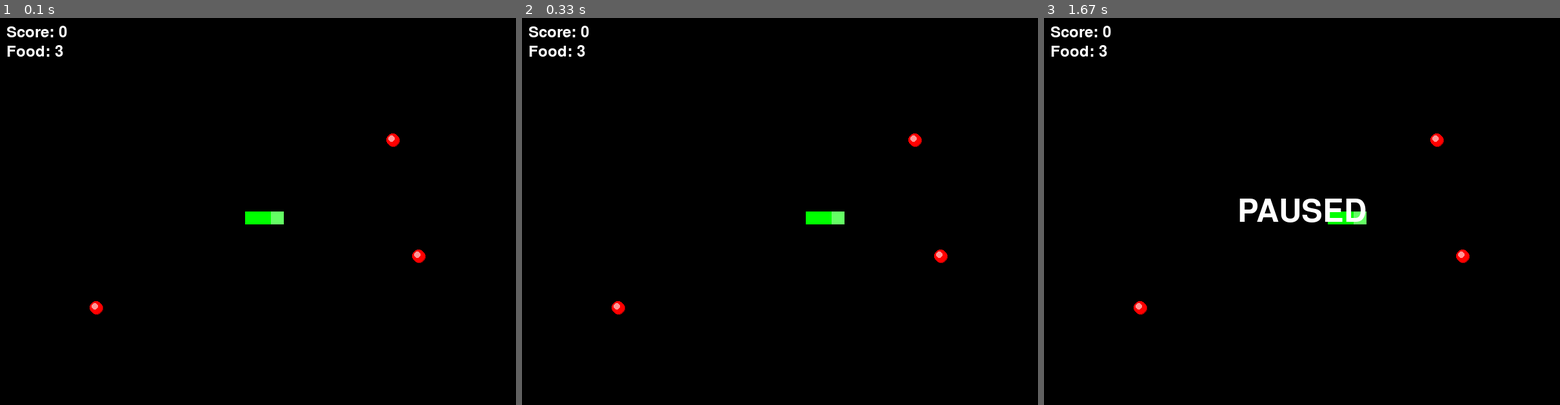
Above: before the commit, frames 1-3 (left to right).
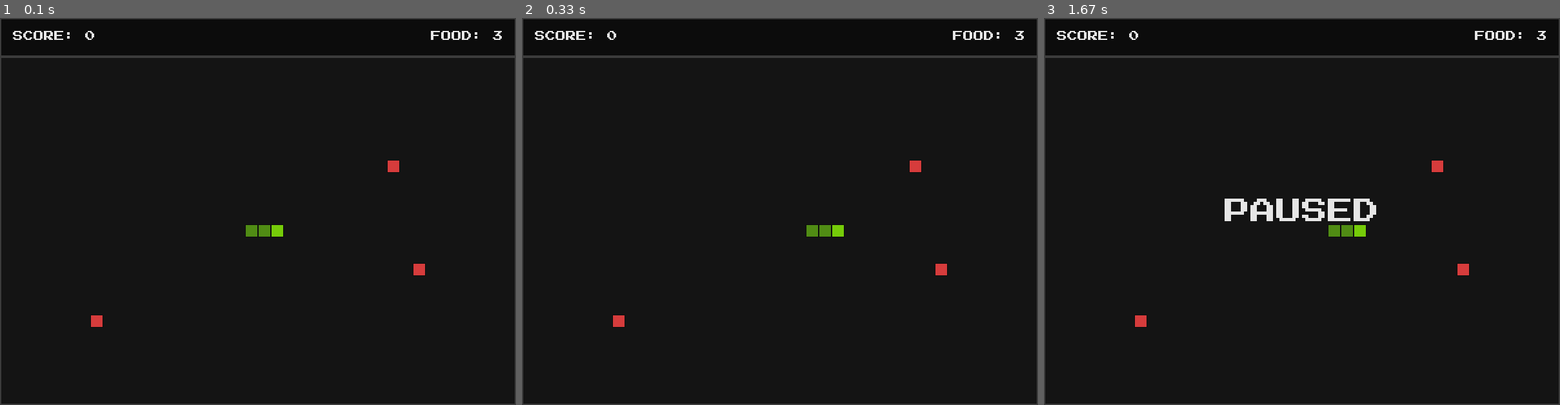
Above: after the commit, the same moments.

Repository: tisage/game-llm
Game: pygame game, started from snake_game.py
Same seed, same stepped clock (60 frames per second), same inputs: the game is played once before the commit and once after it.
Inputs:
- Up to frame 1 (0.1 s): no input
- Up to frame 2 (0.33 s): no input
- Up to frame 3 (1.67 s): tap P at 0.33 s

The runs differ from the first frame. In frame 1, 3.2% of the frame differs, in the area x 0-100%, y 0-100%; in frame 2, 3.2%; in frame 3, 4.3%.

Commit message:
testing with nes style and font

Diff:
--- /dev/null
+++ b/OFL.txt
@@ -0,0 +1,93 @@
+Copyright 2012 The Press Start 2P Project Authors (cody@zone38.net), with Reserved Font Name "Press Start 2P".
+
+This Font Software is licensed under the SIL Open Font License, Version 1.1.
+This license is copied below, and is also available with a FAQ at:
+https://openfontlicense.org
+
+
+-----------------------------------------------------------
+SIL OPEN FONT LICENSE Version 1.1 - 26 February 2007
+-----------------------------------------------------------
+
+PREAMBLE
+The goals of the Open Font License (OFL) are to stimulate worldwide
+development of collaborative font projects, to support the font creation
+efforts of academic and linguistic communities, and to provide a free and
+open framework in which fonts may be shared and improved in partnership
+with others.
+
+The OFL allows the licensed fonts to be used, studied, modified and
+redistributed freely as long as they are not sold by themselves. The
+fonts, including any derivative works, can be bundled, embedded,
+redistributed and/or sold with any software provided that any reserved
+names are not used by derivative works. The fonts and derivatives,
+however, cannot be released under any other type of license. The
+requirement for fonts to remain under this license does not apply
+to any document created using the fonts or their derivatives.
+
+DEFINITIONS
+"Font Software" refers to the set of files released by the Copyright
+Holder(s) under this license and clearly marked as such. This may
+include source files, build scripts and documentation.
+
+"Reserved Font Name" refers to any names specified as such after the
+copyright statement(s).
+
+"Original Version" refers to the collection of Font Software components as
+distributed by the Copyright Holder(s).
+
+"Modified Version" refers to any derivative made by adding to, deleting,
+or substituting -- in part or in whole -- any of the components of the
+Original Version, by changing formats or by porting the Font Software to a
+new environment.
+
+"Author" refers to any designer, engineer, programmer, technical
+writer or other person who contributed to the Font Software.
+
+PERMISSION & CONDITIONS
+Permission is hereby granted, free of charge, to any person obtaining
+a copy of the Font Software, to use, study, copy, merge, embed, modify,
+redistribute, and sell modified and unmodified copies of the Font
+Software, subject to the following conditions:
+
+1) Neither the Font Software nor any of its individual components,
+in Original or Modified Versions, may be sold by itself.
+
+2) Original or Modified Versions of the Font Software may be bundled,
+redistributed and/or sold with any software, provided that each copy
+contains the above copyright notice and this license. These can be
+included either as stand-alone text files, human-readable headers or
+in the appropriate machine-readable metadata fields within text or
+binary files as long as those fields can be easily viewed by the user.
+
+3) No Modified Version of the Font Software may use the Reserved Font
+Name(s) unless explicit written permission is granted by the corresponding
+Copyright Holder. This restriction only applies to the primary font name as
+presented to the users.
+
+4) The name(s) of the Copyright Holder(s) or the Author(s) of the Font
+Software shall not be used to promote, endorse or advertise any
+Modified Version, except to acknowledge the contribution(s) of the
+Copyright Holder(s) and the Author(s) or with their explicit written
+permission.
+
+5) The Font Software, modified or unmodified, in part or in whole,
+must be distributed entirely under this license, and must not be
+distributed under any other license. The requirement for fonts to
+remain under this license does not apply to any document created
+using the Font Software.
+
+TERMINATION
+This license becomes null and void if any of the above conditions are
+not met.
+
+DISCLAIMER
+THE FONT SOFTWARE IS PROVIDED "AS IS", WITHOUT WARRANTY OF ANY KIND,
+EXPRESS OR IMPLIED, INCLUDING BUT NOT LIMITED TO ANY WARRANTIES OF
+MERCHANTABILITY, FITNESS FOR A PARTICULAR PURPOSE AND NONINFRINGEMENT
+OF COPYRIGHT, PATENT, TRADEMARK, OR OTHER RIGHT. IN NO EVENT SHALL THE
+COPYRIGHT HOLDER BE LIABLE FOR ANY CLAIM, DAMAGES OR OTHER LIABILITY,
+INCLUDING ANY GENERAL, SPECIAL, INDIRECT, INCIDENTAL, OR CONSEQUENTIAL
+DAMAGES, WHETHER IN AN ACTION OF CONTRACT, TORT OR OTHERWISE, ARISING
+FROM, OUT OF THE USE OR INABILITY TO USE THE FONT SOFTWARE OR FROM
+OTHER DEALINGS IN THE FONT SOFTWARE.
--- a/snake_game.py
+++ b/snake_game.py
@@ -6,23 +6,33 @@
 SCREEN_WIDTH = 800
 SCREEN_HEIGHT = 600
 GRID_SIZE = 20
+
+# --- Retro UI ---
+STATUS_BAR_HEIGHT = 60
 GRID_WIDTH = SCREEN_WIDTH // GRID_SIZE
-GRID_HEIGHT = SCREEN_HEIGHT // GRID_SIZE
-
-# Colors
-BLACK = (0, 0, 0)
-GREEN = (0, 255, 0)
-BRIGHT_GREEN = (100, 255, 100)
-RED = (255, 0, 0)
-WHITE = (255, 255, 255)
+GRID_HEIGHT = (SCREEN_HEIGHT - STATUS_BAR_HEIGHT) // GRID_SIZE
+PLAY_AREA_Y_OFFSET = STATUS_BAR_HEIGHT
+FONT_NAME = 'PressStart2P-Regular.ttf'
+
+# Retro Color Palette (NES-like)
+COLOR_BACKGROUND = (12, 12, 12)
+COLOR_GRID_BG = (20, 20, 20)
+COLOR_SNAKE_HEAD = (118, 204, 9)
+COLOR_SNAKE_BODY = (80, 140, 20)
+COLOR_SNAKE_OUTLINE = (12, 12, 12)
+COLOR_FOOD = (214, 60, 60)
+COLOR_FOOD_OUTLINE = (12, 12, 12)
+COLOR_UI_TEXT = (230, 230, 230)
+COLOR_UI_BORDER = (60, 60, 60)
+COLOR_GAMEOVER = (214, 60, 60)
 
 # Game settings
 SNAKE_INITIAL_LENGTH = 3
-SNAKE_SPEED_FPS = 10 # Frames per second, effectively controls speed
+SNAKE_SPEED_FPS = 10
 
 class SnakeGame:
     """
-    A class to encapsulate the Snake game logic and data.
+    A class to encapsulate the Snake game logic and data with a retro UI style.
     """
     def __init__(self):
         """
@@ -30,9 +40,17 @@
         """
         pygame.init()
         self.screen = pygame.display.set_mode((SCREEN_WIDTH, SCREEN_HEIGHT))
-        pygame.display.set_caption('Snake Game')
+        pygame.display.set_caption('Snake Game - Retro Edition')
         self.clock = pygame.time.Clock()
-        self.font = pygame.font.Font(None, 36)
+        try:
+            self.ui_font = pygame.font.Font(FONT_NAME, 16)
+            self.message_font = pygame.font.Font(FONT_NAME, 40)
+        except FileNotFoundError:
+            print(f"Error: Font file '{FONT_NAME}' not found. Please place it in the root directory.")
+            print("Using default font.")
+            self.ui_font = pygame.font.Font(None, 24)
+            self.message_font = pygame.font.Font(None, 50)
+
         self.game_over = False
         self.paused = False
         self._reset_game_state()
@@ -45,10 +63,12 @@
         self.paused = False
         self.score = 0
 
-        # Initial snake position and direction
-        self.snake = [(GRID_WIDTH // 2, GRID_HEIGHT // 2)]
+        # Center the snake in the new playable area
+        start_x = GRID_WIDTH // 2
+        start_y = GRID_HEIGHT // 2
+        self.snake = [(start_x, start_y)]
         for i in range(1, SNAKE_INITIAL_LENGTH):
-            self.snake.append((GRID_WIDTH // 2 - i, GRID_HEIGHT // 2))
+            self.snake.append((start_x - i, start_y))
 
         self.direction = 'RIGHT'
         self.new_direction = 'RIGHT'
@@ -58,10 +78,11 @@
 
     def _spawn_food(self, count=1):
         """
-        Spawns a specified number of food items at random locations.
+        Spawns food, ensuring it's not in the status bar area or on the snake.
         """
         for _ in range(count):
             while True:
+                # Position is relative to the playable grid
                 position = (random.randint(0, GRID_WIDTH - 1), random.randint(0, GRID_HEIGHT - 1))
                 if position not in self.snake and position not in self.food:
                     self.food.append(position)
@@ -104,35 +125,29 @@
 
     def _update_game_state(self):
         """
-        Updates the position of the snake, checks for collisions, and handles food consumption.
+        Updates snake position and checks for collisions within the playable area.
         """
         self.direction = self.new_direction
         head_x, head_y = self.snake[0]
 
-        if self.direction == 'UP':
-            head_y -= 1
-        elif self.direction == 'DOWN':
-            head_y += 1
-        elif self.direction == 'LEFT':
-            head_x -= 1
-        elif self.direction == 'RIGHT':
-            head_x += 1
+        if self.direction == 'UP': head_y -= 1
+        elif self.direction == 'DOWN': head_y += 1
+        elif self.direction == 'LEFT': head_x -= 1
+        elif self.direction == 'RIGHT': head_x += 1
 
         new_head = (head_x, head_y)
 
-        # Check for wall collision
+        # Check for wall collision (within the playable grid)
         if not (0 <= head_x < GRID_WIDTH and 0 <= head_y < GRID_HEIGHT):
             self.game_over = True
             return
 
-        # Check for self collision
         if new_head in self.snake:
             self.game_over = True
             return
 
         self.snake.insert(0, new_head)
 
-        # Check for food collision
         if new_head in self.food:
             self.score += 10
             self.food.remove(new_head)
@@ -140,32 +155,46 @@
         else:
             self.snake.pop()
 
+    def _draw_pixel_block(self, grid_pos, color, outline_color):
+        """ Helper to draw a block with an outline in the playable grid. """
+        x = grid_pos[0] * GRID_SIZE
+        y = grid_pos[1] * GRID_SIZE + PLAY_AREA_Y_OFFSET
+
+        # Draw outline
+        pygame.draw.rect(self.screen, outline_color, (x, y, GRID_SIZE, GRID_SIZE))
+        # Draw inner fill
+        pygame.draw.rect(self.screen, color, (x + 1, y + 1, GRID_SIZE - 2, GRID_SIZE - 2))
+
     def _draw_elements(self):
         """
-        Renders all game elements to the screen.
-        """
-        self.screen.fill(BLACK)
+        Renders all game elements with a retro style.
+        """
+        self.screen.fill(COLOR_BACKGROUND)
+
+        # --- Draw UI / Status Bar ---
+        pygame.draw.rect(self.screen, COLOR_UI_BORDER, (0, 0, SCREEN_WIDTH, STATUS_BAR_HEIGHT))
+        pygame.draw.rect(self.screen, COLOR_BACKGROUND, (2, 2, SCREEN_WIDTH - 4, STATUS_BAR_HEIGHT - 4))
+
+        score_text = self.ui_font.render(f"SCORE: {self.score}", True, COLOR_UI_TEXT)
+        self.screen.blit(score_text, (20, 20))
+
+        food_text = self.ui_font.render(f"FOOD: {len(self.food)}", True, COLOR_UI_TEXT)
+        food_rect = food_text.get_rect(right=SCREEN_WIDTH - 20, top=20)
+        self.screen.blit(food_text, food_rect)
+
+        # --- Draw Play Area ---
+        play_area_rect = (0, PLAY_AREA_Y_OFFSET, SCREEN_WIDTH, SCREEN_HEIGHT - PLAY_AREA_Y_OFFSET)
+        pygame.draw.rect(self.screen, COLOR_GRID_BG, play_area_rect)
+        pygame.draw.rect(self.screen, COLOR_UI_BORDER, play_area_rect, 2)
 
         # Draw snake
         for i, segment in enumerate(self.snake):
-            rect = pygame.Rect(segment[0] * GRID_SIZE, segment[1] * GRID_SIZE, GRID_SIZE, GRID_SIZE)
-            color = BRIGHT_GREEN if i == 0 else GREEN
-            pygame.draw.rect(self.screen, color, rect)
+            color = COLOR_SNAKE_HEAD if i == 0 else COLOR_SNAKE_BODY
+            self._draw_pixel_block(segment, color, COLOR_SNAKE_OUTLINE)
 
         # Draw food
         for item in self.food:
-            rect = pygame.Rect(item[0] * GRID_SIZE, item[1] * GRID_SIZE, GRID_SIZE, GRID_SIZE)
-            # 3D-like effect for food
-            pygame.draw.circle(self.screen, (150, 0, 0), rect.center, GRID_SIZE // 2) # Shadow
-            pygame.draw.circle(self.screen, RED, (rect.centerx - 1, rect.centery - 1), GRID_SIZE // 2) # Main color
-            pygame.draw.circle(self.screen, (255, 150, 150), (rect.centerx - 3, rect.centery - 3), GRID_SIZE // 4) # Highlight
-
-        # Draw UI
-        score_text = self.font.render(f"Score: {self.score}", True, WHITE)
-        self.screen.blit(score_text, (10, 10))
-
-        food_count_text = self.font.render(f"Food: {len(self.food)}", True, WHITE)
-        self.screen.blit(food_count_text, (10, 40))
+            self._draw_pixel_block(item, COLOR_FOOD, COLOR_FOOD_OUTLINE)
 
         if self.game_over:
             self._draw_game_over()
@@ -174,28 +203,20 @@
 
         pygame.display.flip()
 
+    def _draw_message(self, text, font, color, y_offset=0):
+        """ Helper to draw centered messages. """
+        message_surf = font.render(text, True, color)
+        message_rect = message_surf.get_rect(center=(SCREEN_WIDTH / 2, SCREEN_HEIGHT / 2 + y_offset))
+        self.screen.blit(message_surf, message_rect)
+
     def _draw_paused_message(self):
-        """
-        Displays the 'PAUSED' message.
-        """
-        paused_font = pygame.font.Font(None, 72)
-        paused_text = paused_font.render("PAUSED", True, WHITE)
-        paused_rect = paused_text.get_rect(center=(SCREEN_WIDTH / 2, SCREEN_HEIGHT / 2))
-        self.screen.blit(paused_text, paused_rect)
+        """ Displays the 'PAUSED' message. """
+        self._draw_message("PAUSED", self.message_font, COLOR_UI_TEXT)
 
     def _draw_game_over(self):
-        """
-        Displays the 'GAME OVER' message.
-        """
-        over_font = pygame.font.Font(None, 72)
-        over_text = over_font.render("GAME OVER", True, RED)
-        over_rect = over_text.get_rect(center=(SCREEN_WIDTH / 2, SCREEN_HEIGHT / 2))
-        self.screen.blit(over_text, over_rect)
-
-        restart_font = pygame.font.Font(None, 36)
-        restart_text = restart_font.render("Press 'R' to Restart", True, WHITE)
-        restart_rect = restart_text.get_rect(center=(SCREEN_WIDTH / 2, SCREEN_HEIGHT / 2 + 50))
-        self.screen.blit(restart_text, restart_rect)
+        """ Displays the 'GAME OVER' message. """
+        self._draw_message("GAME OVER", self.message_font, COLOR_GAMEOVER, y_offset=-30)
+        self._draw_message("Press 'R' to Restart", self.ui_font, COLOR_UI_TEXT, y_offset=30)
 
 
 if __name__ == '__main__':
Binary file added: PressStart2P-Regular.ttf
Not shown, added: Press_Start_2P.zip
